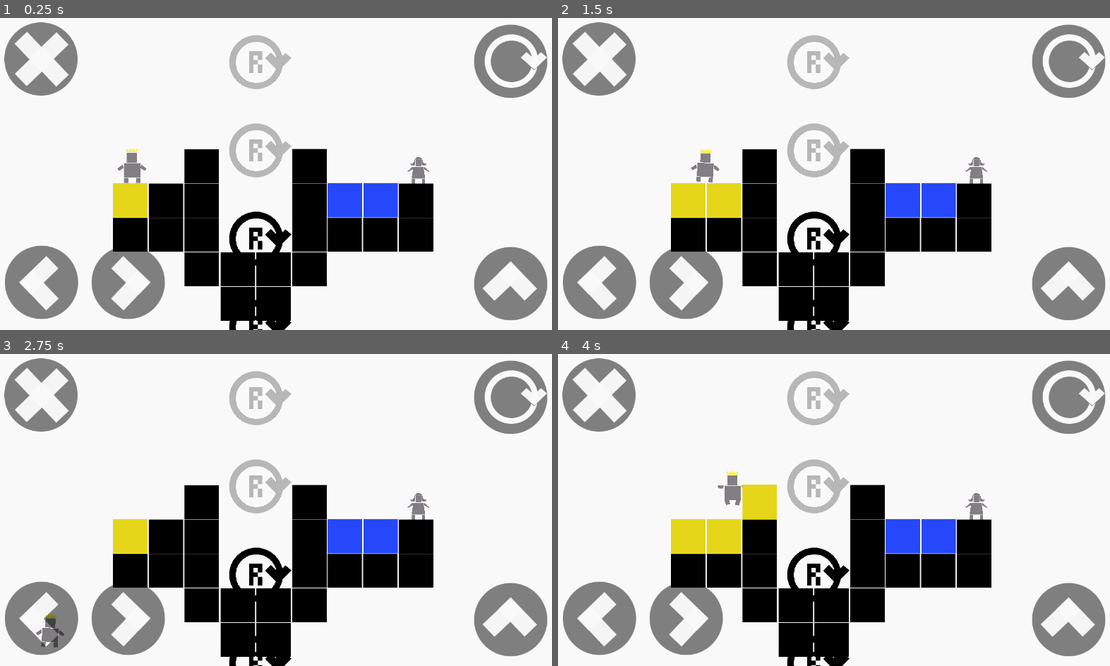
Above: before the commit, frames 1-4 (two rows, left to right).
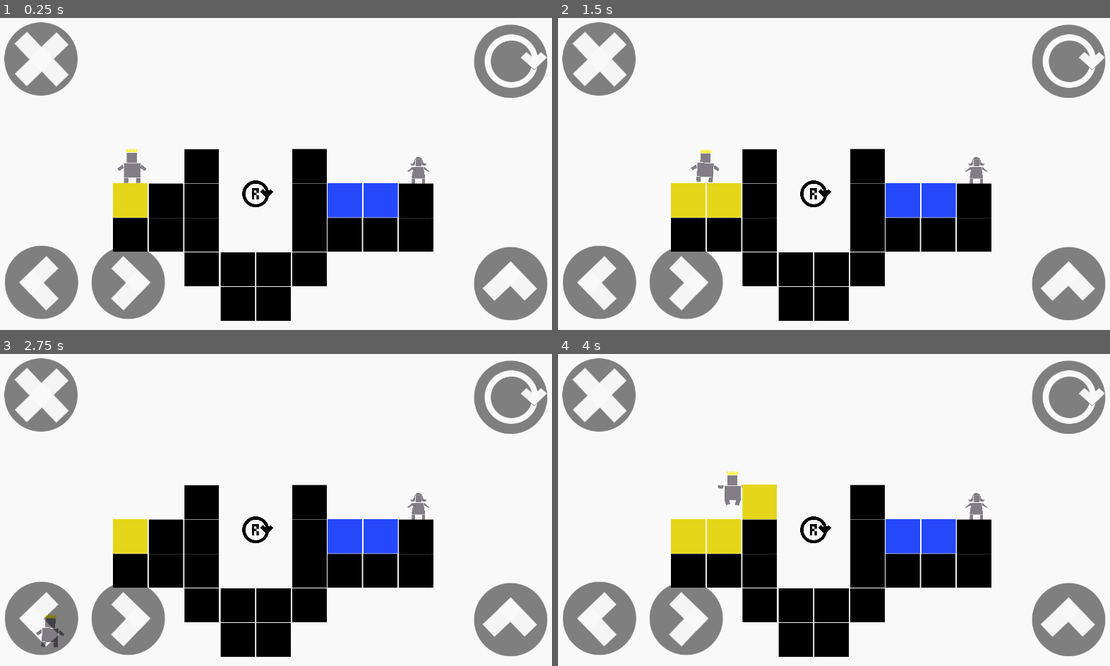
Above: after the commit, the same moments.

Repository: meburns/midas
Game: Godot game, scene res://src/levels/Level4.tscn
The game is run twice, just before and just after one commit, with the same random seed, the same clock (stepped at 60 frames per second) and the same inputs. This scene is started directly instead of the project's main scene.
Inputs:
- Up to frame 1 (0.25 s): no input
- Up to frame 2 (1.5 s): tap Enter (ui_accept) at 0.5 s; hold Right (move_right) from 0.53 s (still down); tap R (refresh) at 0.6, 1.35 s; tap Space (jump) at 0.77 s
- Up to frame 3 (2.75 s): tap Space (jump) at 1.52 s; release Right (move_right) at 2.03 s; hold A (move_left) from 2.03 s (still down); tap R (refresh) at 2.1 s
- Up to frame 4 (4 s): release A (move_left) at 2.78 s; hold Right (move_right) from 2.78 s (still down); tap R (refresh) at 2.85, 3.6 s; tap Space (jump) at 3.02, 3.77 s

The runs differ from the first frame. In frame 1, 2.6% of the frame differs, in the area x 41-53%, y 5-100%; in frame 2, 2.6%; in frame 3, 2.6%; in frame 4, 2.6%.

Commit message:
Move blink restart to new style

Diff:
--- a/src/overlays/BlinkRestart.tscn
+++ b/src/overlays/BlinkRestart.tscn
@@ -1,10 +1,41 @@
-[gd_scene load_steps=3 format=2]
+[gd_scene load_steps=7 format=2]
 
 [ext_resource path="res://assets/overlays/restart.png" type="Texture" id=1]
-[ext_resource path="res://src/overlays/Blink.gd" type="Script" id=2]
+
+[sub_resource type="AtlasTexture" id=1]
+flags = 4
+atlas = ExtResource( 1 )
+region = Rect2( 0, 0, 200, 200 )
+
+[sub_resource type="AtlasTexture" id=2]
+flags = 4
+atlas = ExtResource( 1 )
+region = Rect2( 0, 200, 200, 200 )
+
+[sub_resource type="AtlasTexture" id=3]
+flags = 4
+atlas = ExtResource( 1 )
+region = Rect2( 0, 400, 200, 200 )
+
+[sub_resource type="AtlasTexture" id=4]
+flags = 4
+atlas = ExtResource( 1 )
+region = Rect2( 0, 600, 200, 200 )
+
+[sub_resource type="SpriteFrames" id=5]
+animations = [ {
+"frames": [ SubResource( 1 ), SubResource( 2 ), SubResource( 3 ), SubResource( 4 ) ],
+"loop": true,
+"name": "play",
+"speed": 1.0
+} ]
 
 [node name="BlinkRestart" type="Node2D"]
-script = ExtResource( 2 )
+z_index = -100
 
-[node name="Sprite" type="Sprite" parent="."]
-texture = ExtResource( 1 )
+[node name="Sprite" type="AnimatedSprite" parent="."]
+scale = Vector2( 0.5, 0.5 )
+frames = SubResource( 5 )
+animation = "play"
+frame = 3
+playing = true
